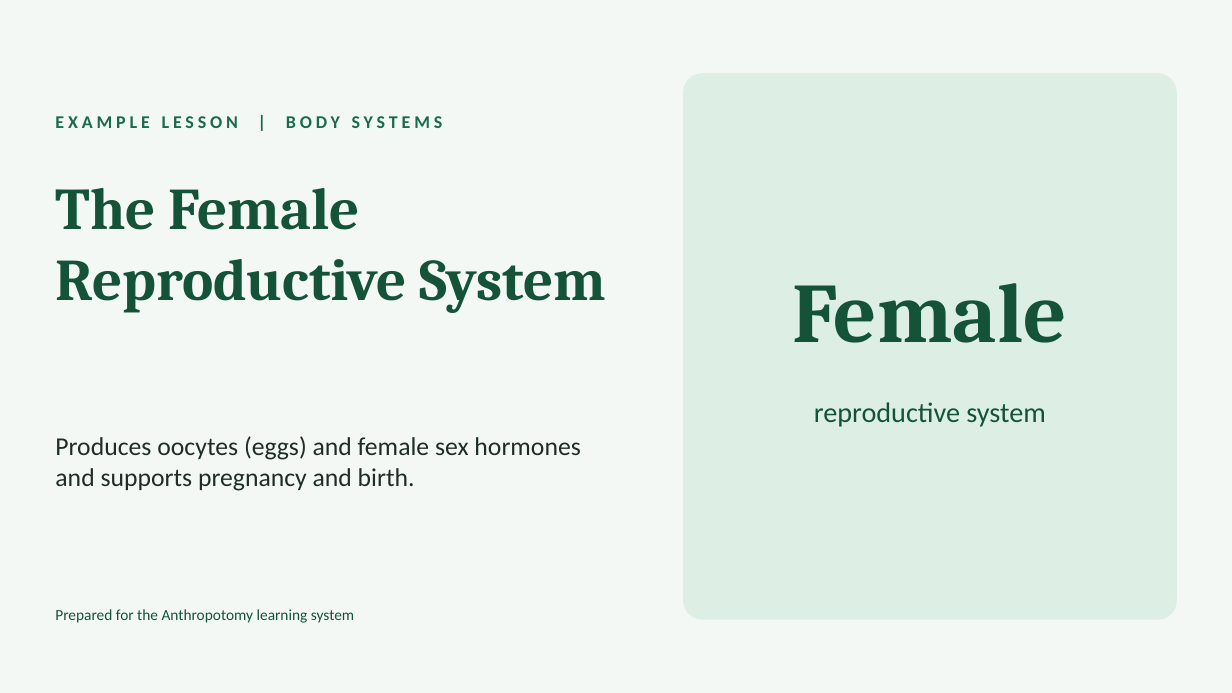
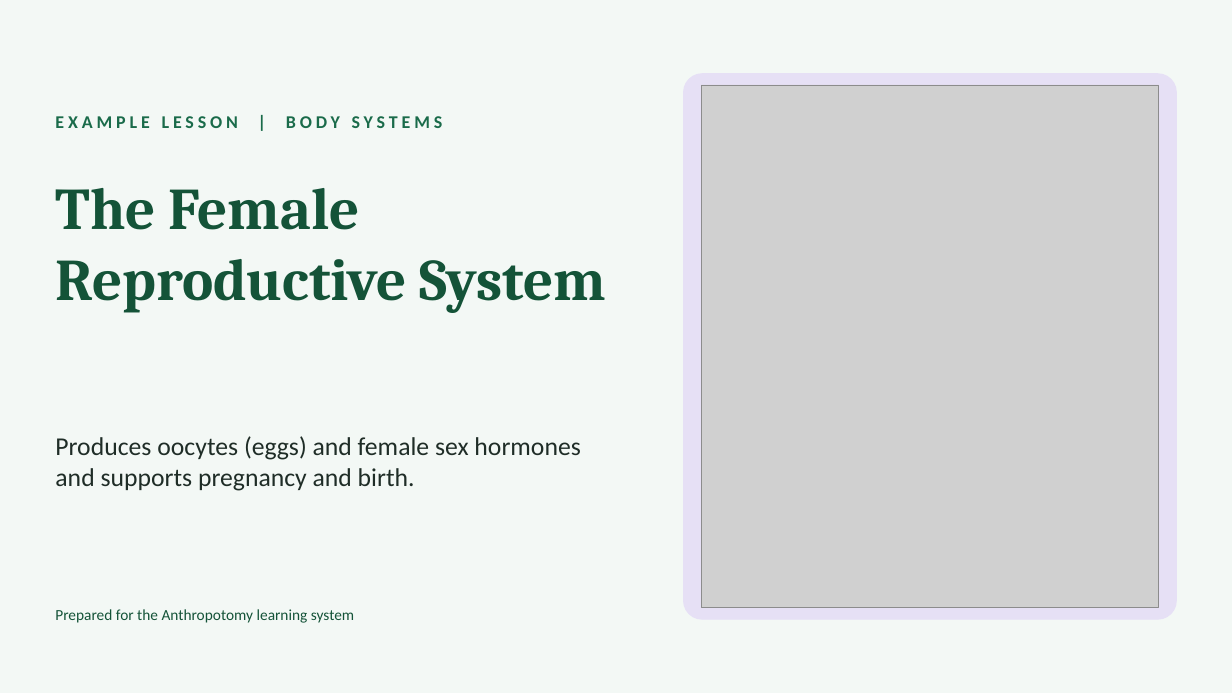
Before and after one commit to Ezkiel2004/Anthropotomy, a slide deck: slide 1 of docs/body-systems/female-reproductive-system.pptx. Drawn at 1232x693 pixels with LibreOffice and Linux fonts; fonts in the diff are those of the drawing; grey boxes stand for pictures. Boxes give left, top, right and bottom in pixels: in the first picture for what was removed or moved away, otherwise in the second. Text is boxed around its words. In the diff, an @@ line names an element or a change of style, - is before the commit and + after.

```diff
--- a/docs/body-systems/female-reproductive-system.pptx
+++ b/docs/body-systems/female-reproductive-system.pptx
@@ rounded rectangle at [684, 74, 1177, 619]: fill #DDEFE5 to #E6E0F5; outline #DDEFE5 1 pt to #E6E0F5 1 pt @@
@@ picture added at [701, 85, 1159, 608] @@
@@ text removed at [793, 283, 1067, 343] @@
-Female
@@ text removed at [814, 402, 1045, 427] @@
-reproductive system
```
Also in this commit, not shown: 4 other slides changed, 1 other file.
